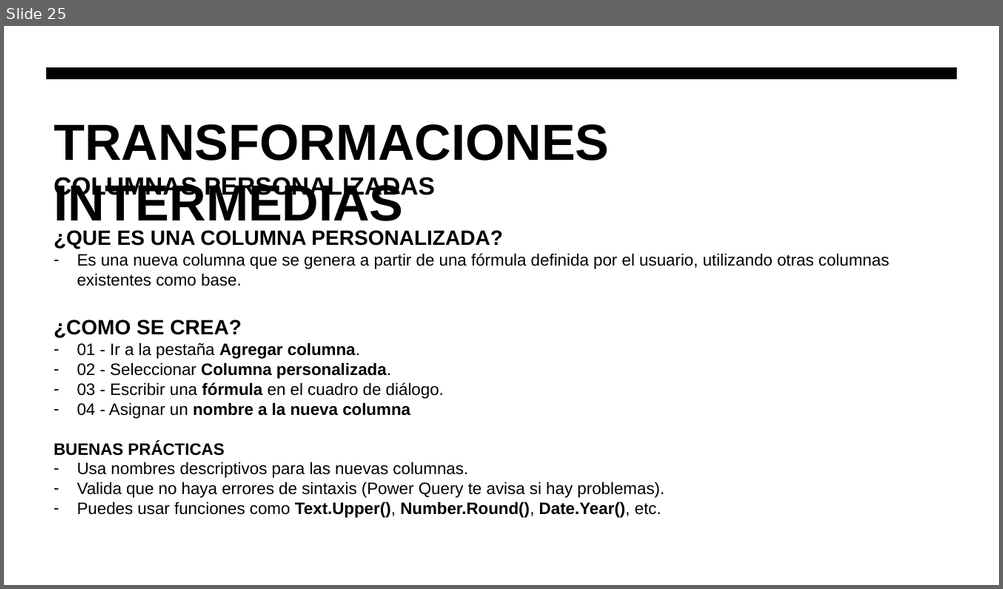
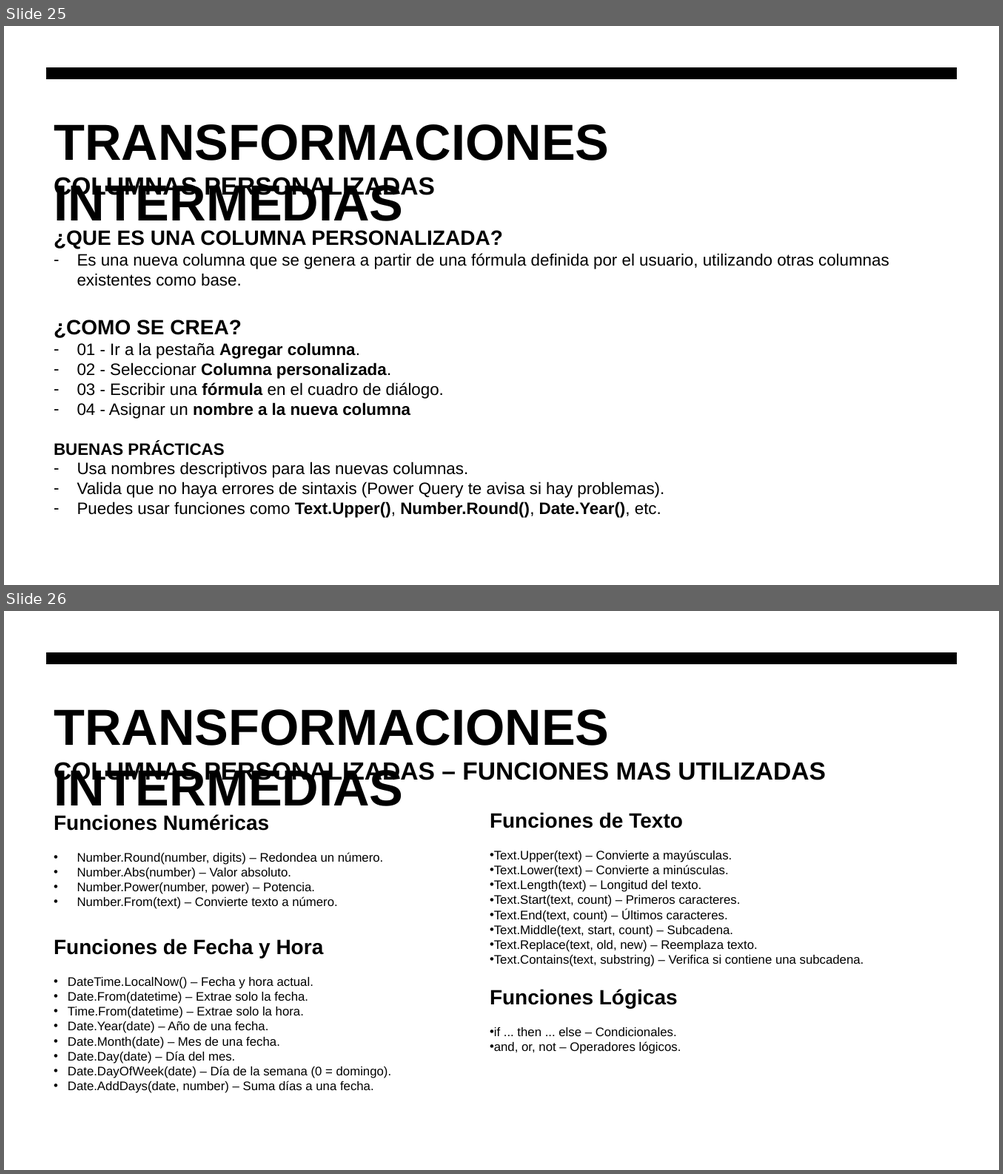
Before and after one commit to EnriqRP/PowerBI, a slide deck: 02 - Transformación Datos/Analítica de datos - Sesion 04.pptx. Shown one above the other, each under a label of ours: slide 25 before the commit, slides 25 and 26 after it. The pictures are 1003x589 and 1003x1174 pixels, drawn with LibreOffice and Linux fonts; fonts in the diff are those of the drawing. Boxes give left, top, right and bottom in pixels: in the first picture for what was removed or moved away, otherwise in the second. Text is boxed around its words. In the diff, an @@ line names an element or a change of style, - is before the commit and + after.

```diff
--- a/02 - Transformación Datos/Analítica de datos - Sesion 04.pptx
+++ b/02 - Transformación Datos/Analítica de datos - Sesion 04.pptx
@@ slide 26 added at (4, 611, 999, 1170), background #FFFFFF; not listed: 1 template element that a slide beside it also shows @@
@@ title added at (54, 709, 609, 816), 49 pt, text #000000, bold @@
+TRANSFORMACIONES INTERMEDIAS
@@ text added at (54, 760, 825, 1093), 12 pt, text #000000 @@
+COLUMNAS PERSONALIZADAS – FUNCIONES MAS UTILIZADAS
+Funciones Numéricas
+• Number.Round(number, digits) – Redondea un número.
+• Number.Abs(number) – Valor absoluto.
+• Number.Power(number, power) – Potencia.
+• Number.From(text) – Convierte texto a número.
+Funciones de Fecha y Hora
+• DateTime.LocalNow() – Fecha y hora actual.
+• Date.From(datetime) – Extrae solo la fecha.
+• Time.From(datetime) – Extrae solo la hora.
+• Date.Year(date) – Año de una fecha.
+• Date.Month(date) – Mes de una fecha.
+• Date.Day(date) – Día del mes.
+• Date.DayOfWeek(date) – Día de la semana (0 = domingo).
+• Date.AddDays(date, number) – Suma días a una fecha.
@@ text added at (489, 812, 864, 1054), 12 pt, text #000000 @@
+Funciones de Texto
+• Text.Upper(text) – Convierte a mayúsculas.
+• Text.Lower(text) – Convierte a minúsculas.
+• Text.Length(text) – Longitud del texto.
+• Text.Start(text, count) – Primeros caracteres.
+• Text.End(text, count) – Últimos caracteres.
+• Text.Middle(text, start, count) – Subcadena.
+• Text.Replace(text, old, new) – Reemplaza texto.
+• Text.Contains(text, substring) – Verifica si contiene una subcadena.
+Funciones Lógicas
+• if ... then ... else – Condicionales.
+• and, or, not – Operadores lógicos.
```
Also in this commit, not shown: 3 other slides added.
